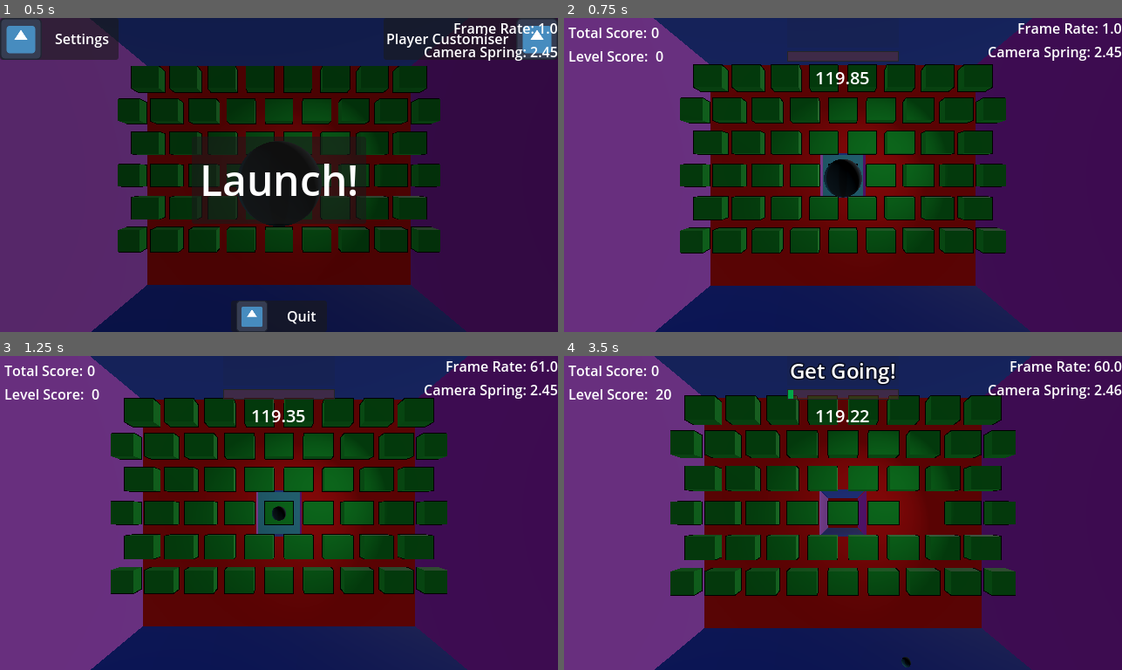
Above: before the commit, frames 1-4 (two rows, left to right).
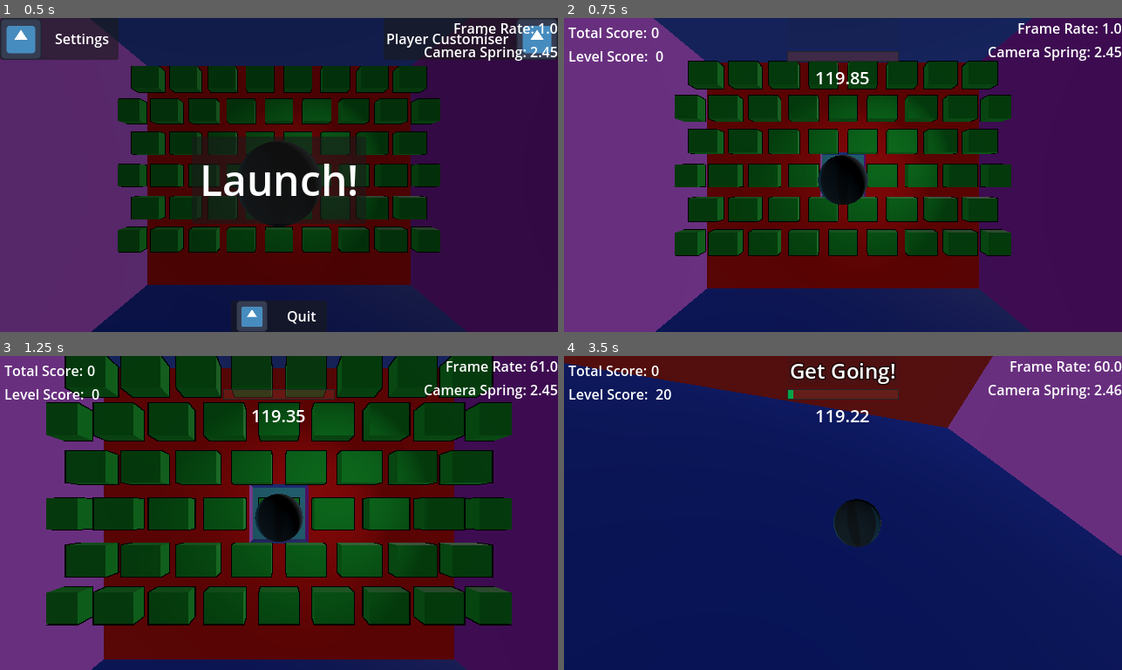
Above: after the commit, the same moments.

Repository: Mangochicken13/MangoPirateJam16
Game: Godot game, scene res://main.tscn
Two runs of this game, one before a commit and one after it. Both use one fixed random seed, a clock stepped at 60 frames per second and the inputs below. The engine's default icon, where the game draws it, is replaced by a stand-in: a white triangle on a blue panel in a dark square.
Inputs (mouse positions are in pixels of both pictures, inside the frame that each line leads up to):
- Up to frame 1 (0.5 s): no input
- Up to frame 2 (0.75 s): click "Launch!" at 0.5 s
- Up to frame 3 (1.25 s): no input
- Up to frame 4 (3.5 s): tap Enter at 1.25 s; move the mouse to (965, 497) at 1.27 s; hold D (turn_right) 1.28-2.03 s; tap Q at 1.35, 2.1, 2.85 s; move the mouse to (731, 528) at 2.02 s; hold W (turn_down) 2.03-2.78 s; move the mouse to (898, 443) at 2.77 s; hold D (turn_right) from 2.78 s (still down)

Frame 1 is identical in both runs. In frame 2, 10% of the frame differs, in the area x 16-84%, y 0-99%; in frame 3, 57%; in frame 4, 90%, in the area x 0-100%, y 0-100%.

Commit message:
more whitespace clarity

Diff:
--- a/you-are-the-weapon/Components/ball.gd
+++ b/you-are-the-weapon/Components/ball.gd
@@ -18,10 +18,13 @@
 const VELOCITY_LERP_SPEED: float = 1
 const ADDITIONAL_COLLISIONS: int = 3
 
+
 #region Debug Values
+
 var _velocity: Vector3
 var _velocity_length: float
 
+#endregion
 
 func _ready() -> void:
 	ball_cam = %BallCamera
@@ -32,6 +35,7 @@
 	# For some reason they are inverted without this, could be a sign that something else is benig done wrong
 	# This works for now though
 	basis = Basis.looking_at(basis * speed * Vector3.FORWARD)
+
 
 func _process(delta: float) -> void:
 	# Using a lerp here to change the angle of the phantom camera spring arm
@@ -47,6 +51,7 @@
 	assert(extension <= 1.9)
 	target_spring_length = maxf(ball_cam_base_spring_length, ball_cam_base_spring_length + extension)
 	ball_cam.spring_length = lerp(ball_cam.spring_length, target_spring_length, SPRING_LERP_SPEED * delta)
+
 
 func _physics_process(delta: float) -> void:
 
--- a/you-are-the-weapon/Components/ball.tscn
+++ b/you-are-the-weapon/Components/ball.tscn
@@ -98,6 +98,7 @@
 unique_name_in_owner = true
 transform = Transform3D(0.999972, 0, 0, 0, 0.999955, 0, 0, 0, 0.999961, 1.4013e-45, 0.1, 2.4499)
 script = ExtResource("4_j6r2q")
+priority = 1
 follow_mode = 6
 follow_target = NodePath("../..")
 tween_resource = SubResource("Resource_m43vb")
